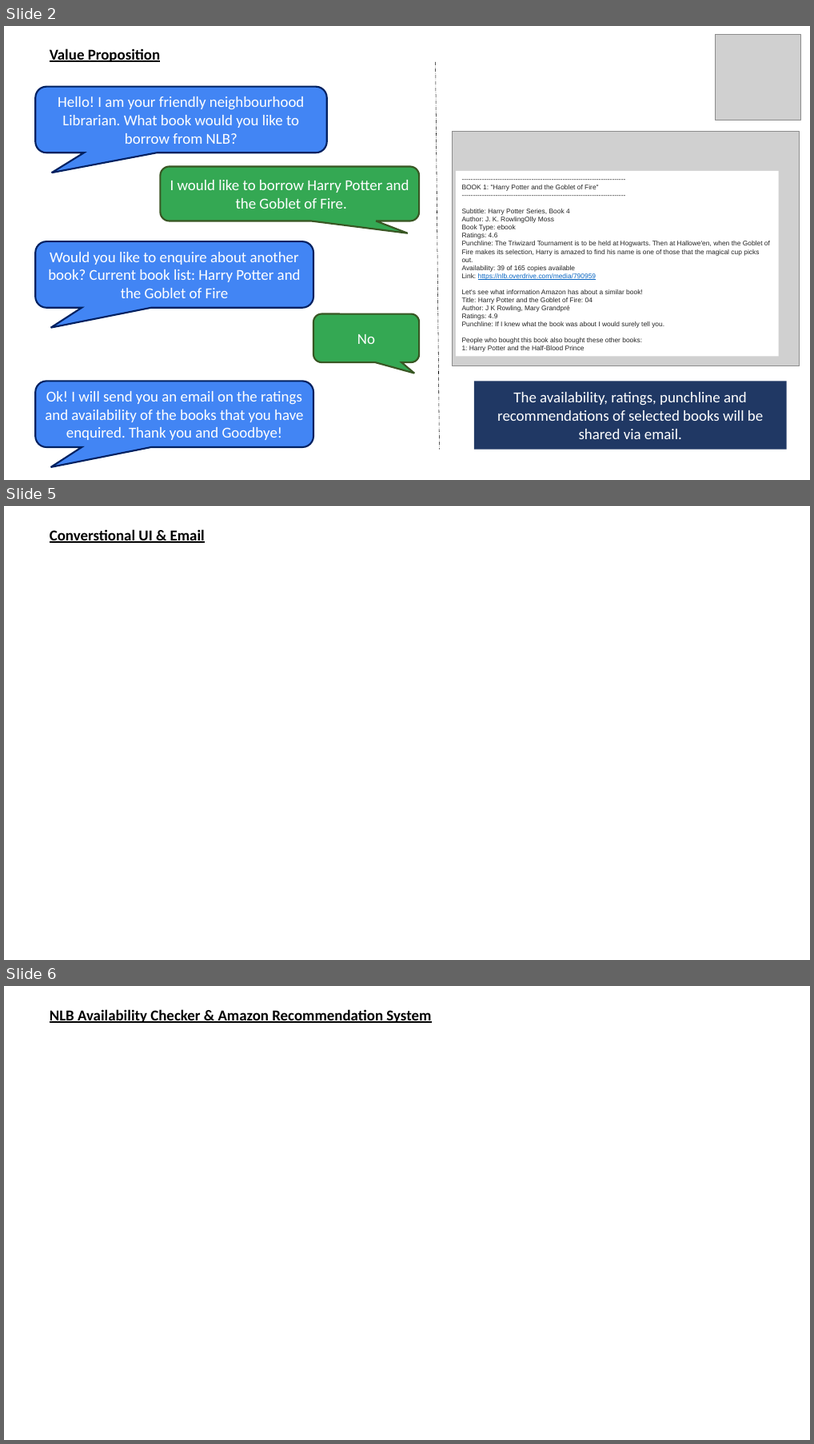
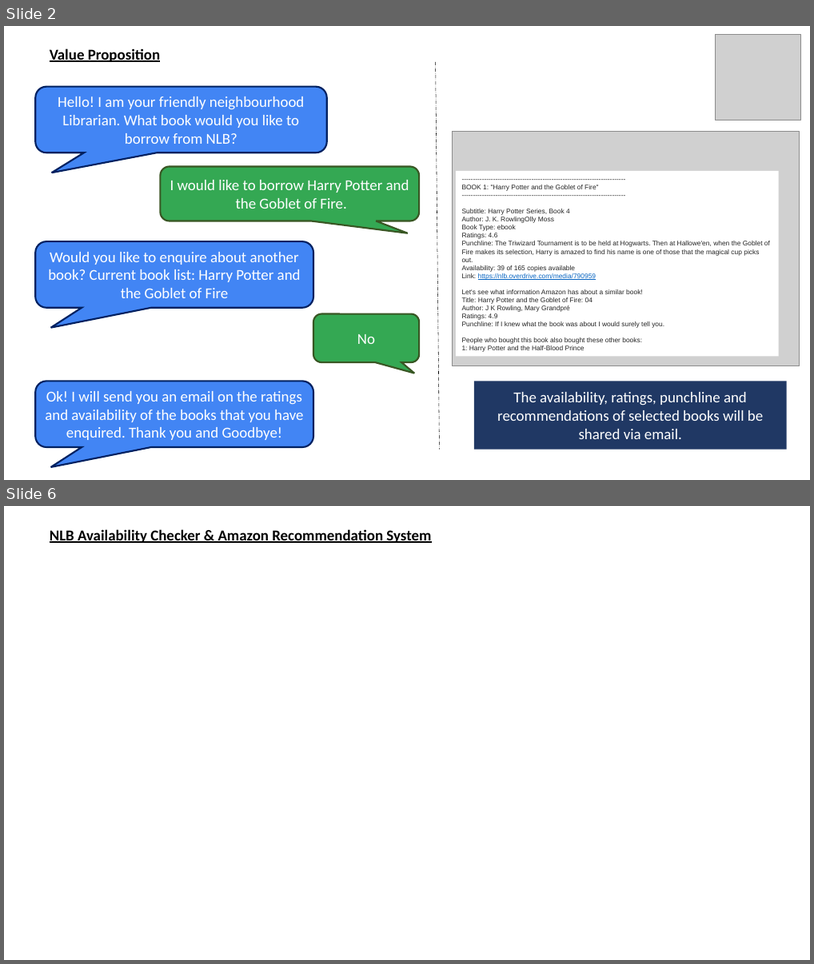
Before and after one commit to AftTheRain/ISA-PM-IPA-2021-01-09-IS02PT-GRP-SmartLibrarian, a slide deck: Video/ISS IPA PROJECT PRESENTATION - SYSTEM ARCHITECTURE.pptx. Shown one above the other, each under a label of ours: slides 2, 5 and 6 before the commit, slides 2 and 6 after it; the slides between them are not shown. The pictures are 814x1444 and 814x964 pixels, drawn with LibreOffice and Linux fonts; fonts in the diff are those of the drawing; grey boxes stand for pictures. Boxes give left, top, right and bottom in pixels: in the first picture for what was removed or moved away, otherwise in the second. Text is boxed around its words. In the diff, an @@ line names an element or a change of style, - is before the commit and + after.

```diff
--- a/Video/ISS IPA PROJECT PRESENTATION - SYSTEM ARCHITECTURE.pptx
+++ b/Video/ISS IPA PROJECT PRESENTATION - SYSTEM ARCHITECTURE.pptx
@@ slide 5 removed at [4, 506, 810, 960], background #FFFFFF @@
@@ text removed at [50, 529, 205, 543] @@
-Converstional UI & Email
```
Also in this commit, not shown: 2 slides changed, 2 slides added.
